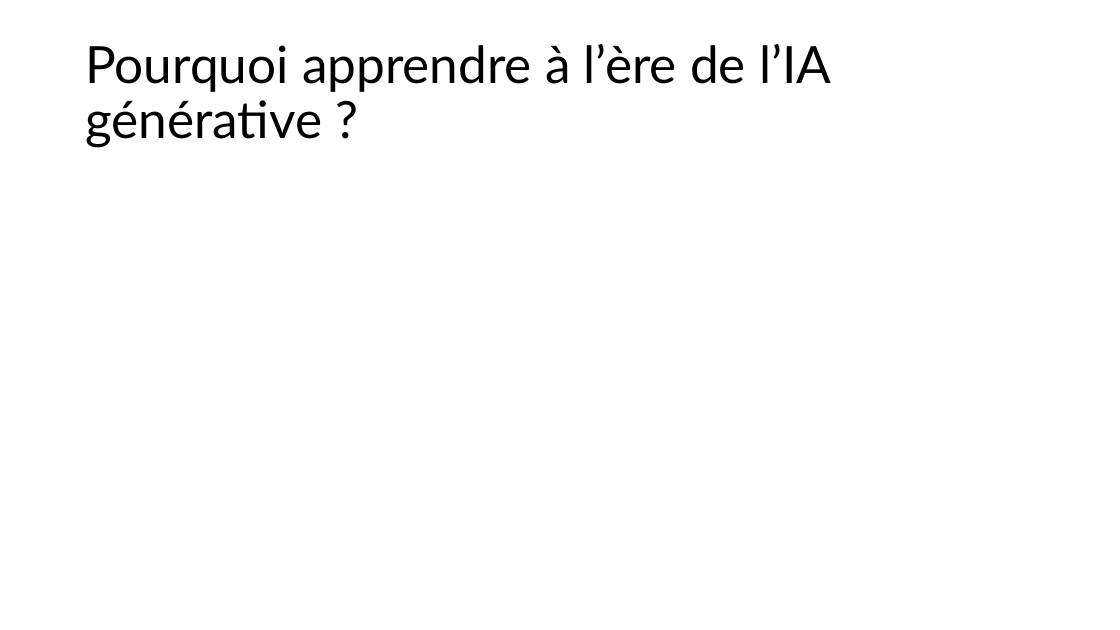
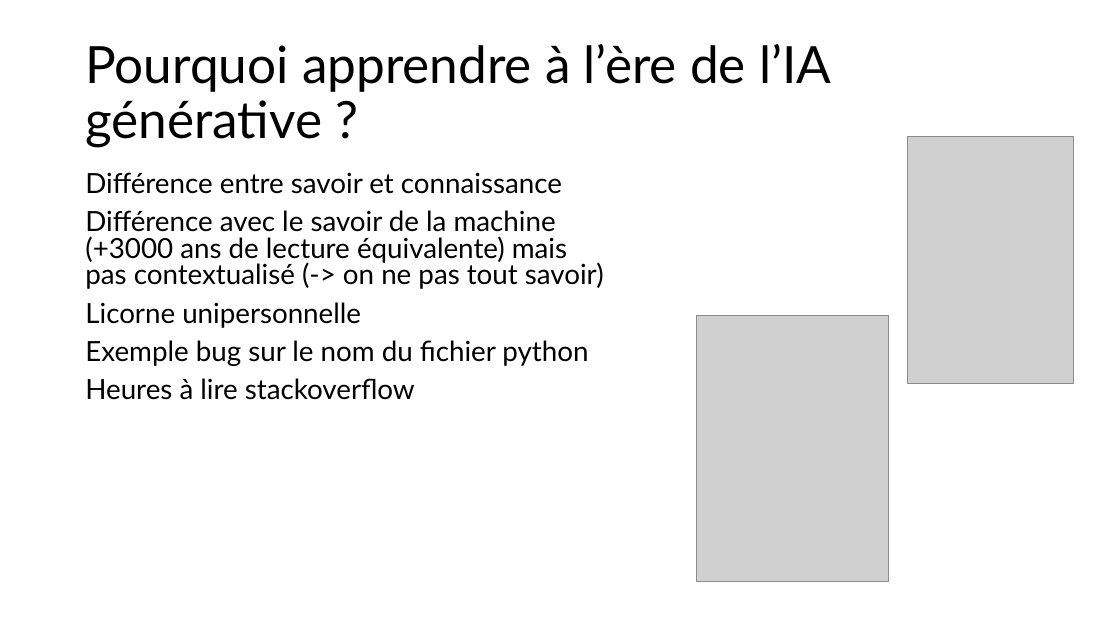
Before and after one commit to Pierre-Loic/prez-Pyconfr-2025, a slide deck: slide 3 of Prez Pyconfr.pptx. Drawn at 1120x630 pixels with LibreOffice and Linux fonts; fonts in the diff are those of the drawing; grey boxes stand for pictures. Boxes give left, top, right and bottom in pixels: in the first picture for what was removed or moved away, otherwise in the second. Text is boxed around its words. In the diff, an @@ line names an element or a change of style, - is before the commit and + after.

```diff
--- a/Prez Pyconfr.pptx
+++ b/Prez Pyconfr.pptx
@@ picture added at [908,137,1074,384] @@
@@ text added at [85,172,604,400], 23.8 pt, text #000000 @@
+Différence entre savoir et connaissance
+Différence avec le savoir de la machine (+3000 ans de lecture équivalente) mais pas contextualisé (-> on ne pas tout savoir)
+Licorne unipersonnelle
+Exemple bug sur le nom du fichier python
+Heures à lire stackoverflow
@@ picture added at [697,315,889,581] @@
```
Also in this commit, not shown: 1 other slide changed, 1 slide added, 2 other files.
